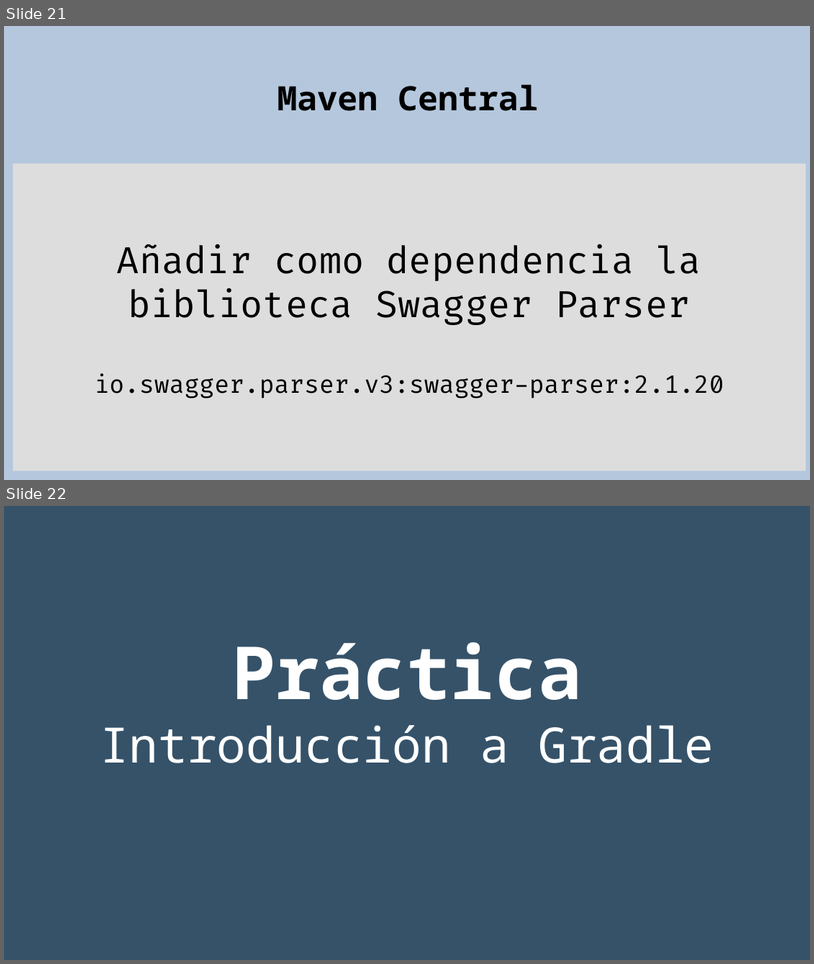
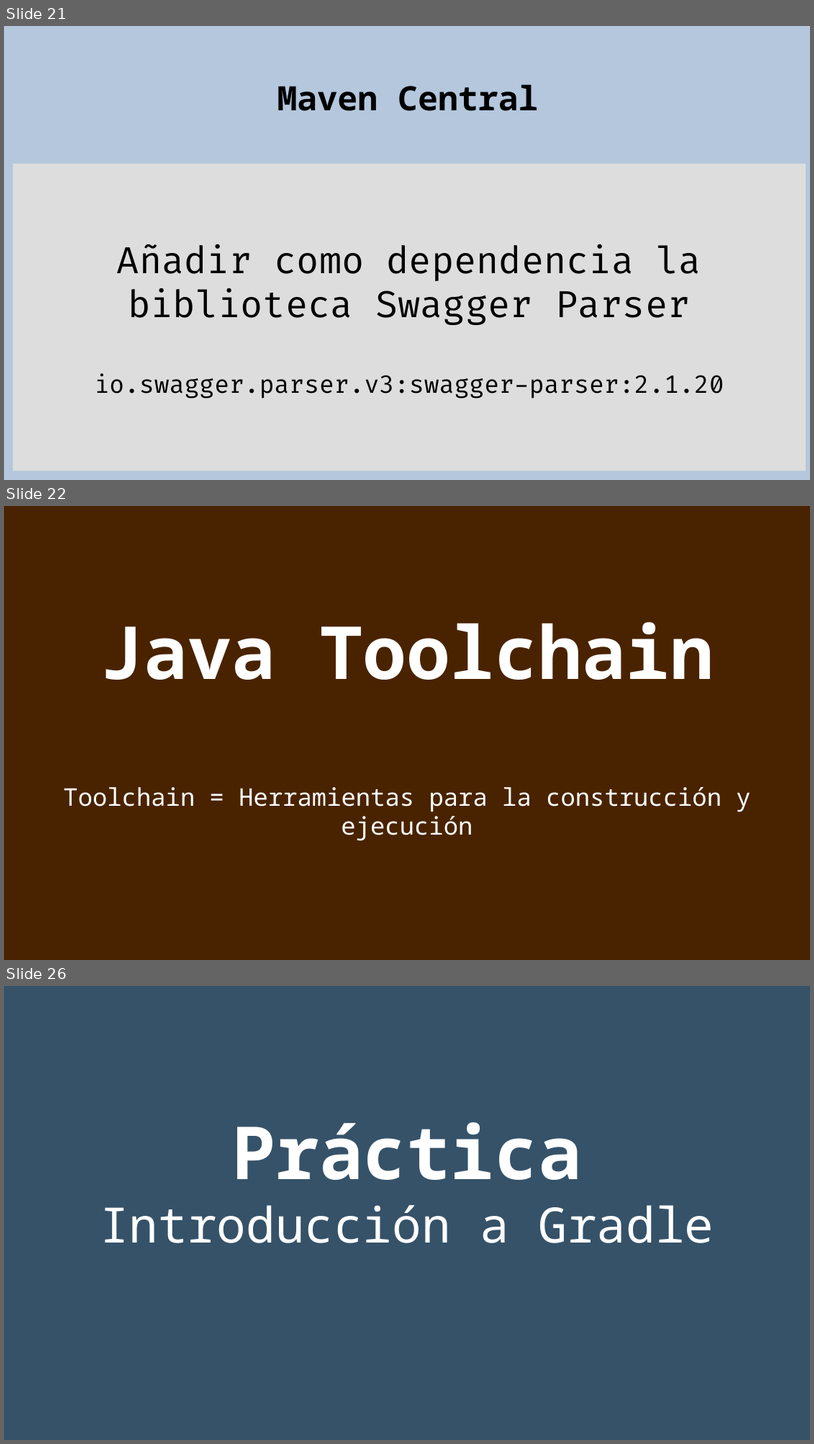
Before and after one commit to rgmf/eed2425, a slide deck: ut/03_instalacion_y_uso_de_entornos_de_desarrollo/presentacion/gradle.odp. Shown one above the other, each under a label of ours: slides 21 and 22 before the commit, slides 21, 22 and 26 after it; the slides between them are not shown. The pictures are 814x964 and 814x1444 pixels, drawn with LibreOffice and Linux fonts; fonts in the diff are those of the drawing. Boxes give left, top, right and bottom in pixels: in the first picture for what was removed or moved away, otherwise in the second. Text is boxed around its words. In the diff, an @@ line names an element or a change of style, - is before the commit and + after.

```diff
--- a/ut/03_instalacion_y_uso_de_entornos_de_desarrollo/presentacion/gradle.odp
+++ b/ut/03_instalacion_y_uso_de_entornos_de_desarrollo/presentacion/gradle.odp
@@ slide 22 added at [4,506,810,960], background #492300 @@
@@ subtitle added at [63,622,751,841], 24 pt, text #FFFFFF @@
+Java Toolchain
+Toolchain = Herramientas para la construcción y ejecución
@@ what was slide 22 is now slide 26 @@
```
Also in this commit, not shown: 3 other slides added, 2 other files.
